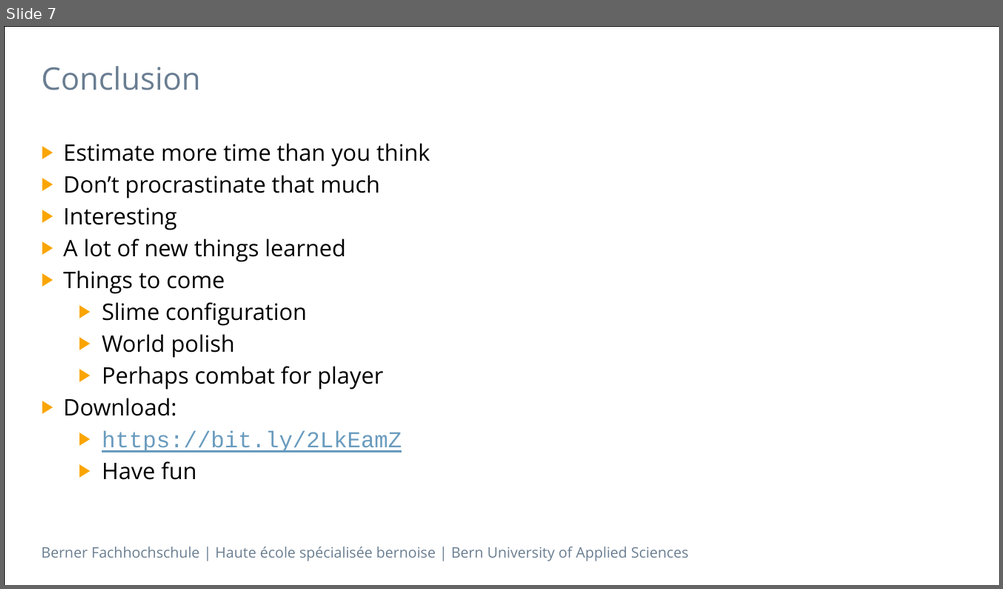
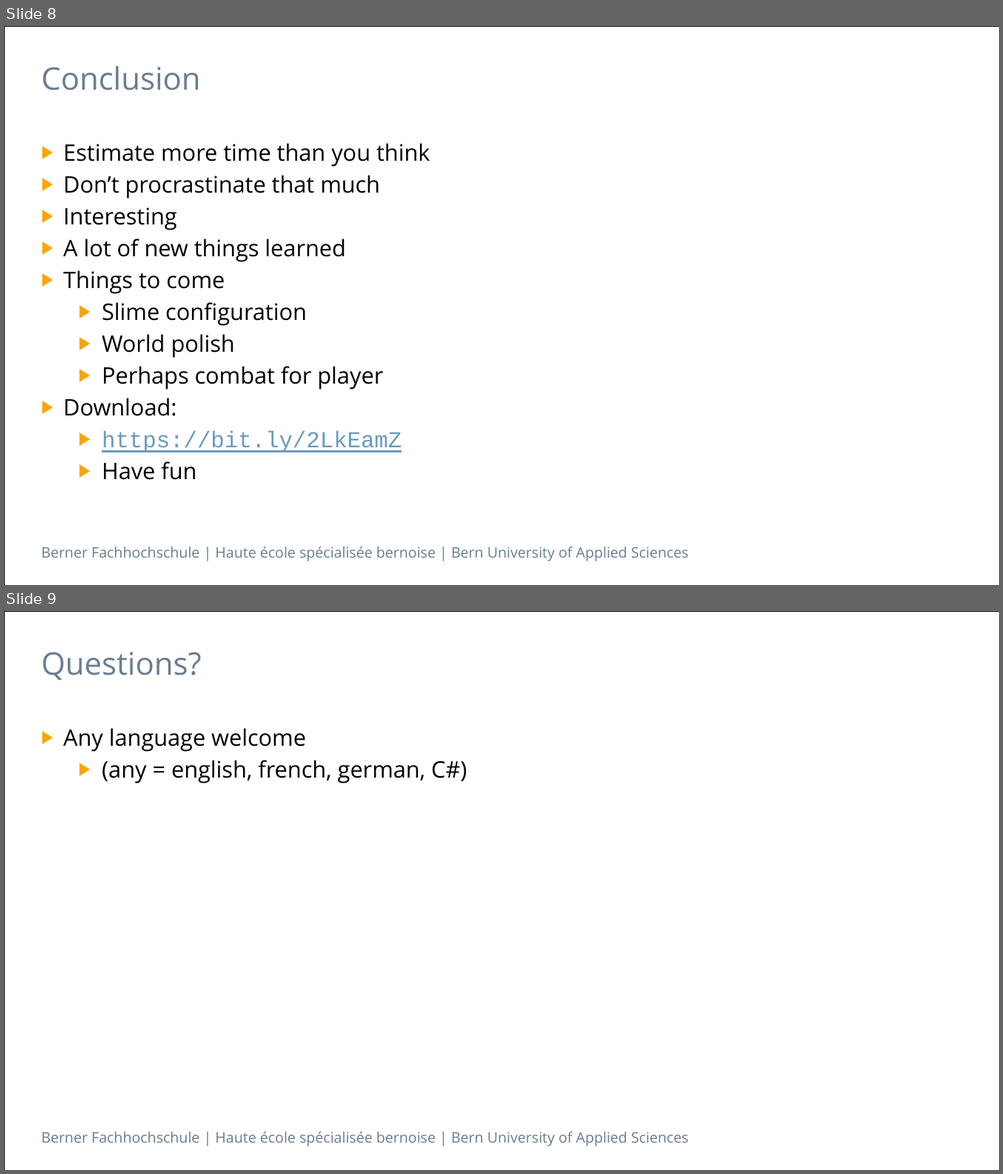
Before and after one commit to B3N5CH1/DiscoPlanet, a slide deck: doc/Presentation.pptx. Shown one above the other, each under a label of ours: slide 7 before the commit, slides 8 and 9 after it. The pictures are 1003x589 and 1003x1174 pixels, drawn with LibreOffice and Linux fonts; fonts in the diff are those of the drawing. Boxes give left, top, right and bottom in pixels: in the first picture for what was removed or moved away, otherwise in the second. Text is boxed around its words. In the diff, an @@ line names an element or a change of style, - is before the commit and + after.

```diff
--- a/doc/Presentation.pptx
+++ b/doc/Presentation.pptx
@@ slide 9 added at (4,611,999,1170), background #FFFFFF; not listed: 2 template elements that a slide beside it also shows @@
@@ title added at (41,652,201,680), 30 pt, text #697D91 @@
+Questions?
@@ text added at (63,728,466,783), 22 pt, text #000000 @@
+▶ Any language welcome
+  ▶ (any = english, french, german, C#)
@@ what was slide 7 is now slide 8 @@
```
Also in this commit, not shown: 2 slides changed, 1 other slide added.
